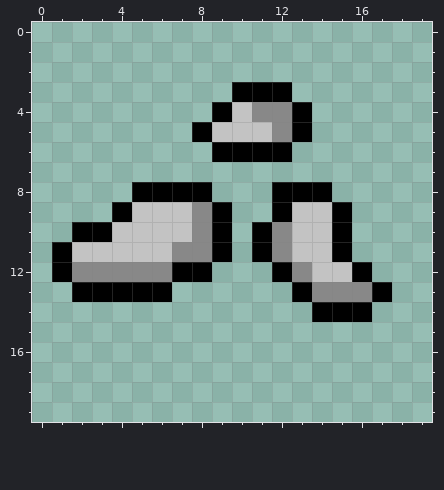
Two versions of one pixel-art sprite, htmls/jogo/stone_character_0.png. Above: the version before the commit.
The file is 20x20 pixels.
After the commit:
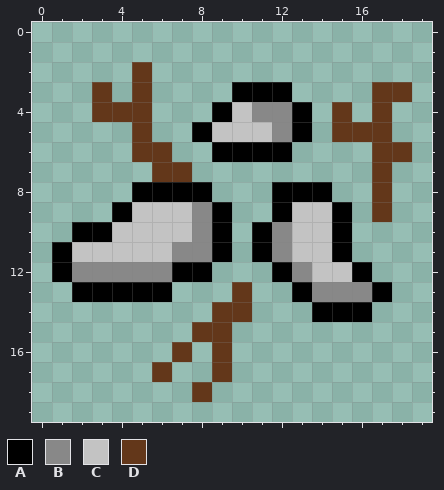
Palette (. is transparent): A #000000  B #888888  C #c3c3c3  D #63371a
From old to new:
{"y":2,"x":5,"old":".","new":"D"}
{"y":3,"x":3,"old":".","new":"D"}
{"y":3,"x":5,"old":".","new":"D"}
{"y":3,"x":17,"old":"..","new":"DD"}
{"y":4,"x":3,"old":"...","new":"DDD"}
{"y":4,"x":15,"old":".","new":"D"}
{"y":4,"x":17,"old":".","new":"D"}
{"y":5,"x":5,"old":".","new":"D"}
{"y":5,"x":15,"old":"...","new":"DDD"}
{"y":6,"x":5,"old":"..","new":"DD"}
{"y":6,"x":17,"old":"..","new":"DD"}
{"y":7,"x":6,"old":"..","new":"DD"}
{"y":7,"x":17,"old":".","new":"D"}
{"y":8,"x":17,"old":".","new":"D"}
{"y":9,"x":17,"old":".","new":"D"}
{"y":13,"x":10,"old":".","new":"D"}
{"y":14,"x":9,"old":"..","new":"DD"}
{"y":15,"x":8,"old":"..","new":"DD"}
{"y":16,"x":7,"old":".","new":"D"}
{"y":16,"x":9,"old":".","new":"D"}
{"y":17,"x":6,"old":".","new":"D"}
{"y":17,"x":9,"old":".","new":"D"}
{"y":18,"x":8,"old":".","new":"D"}
